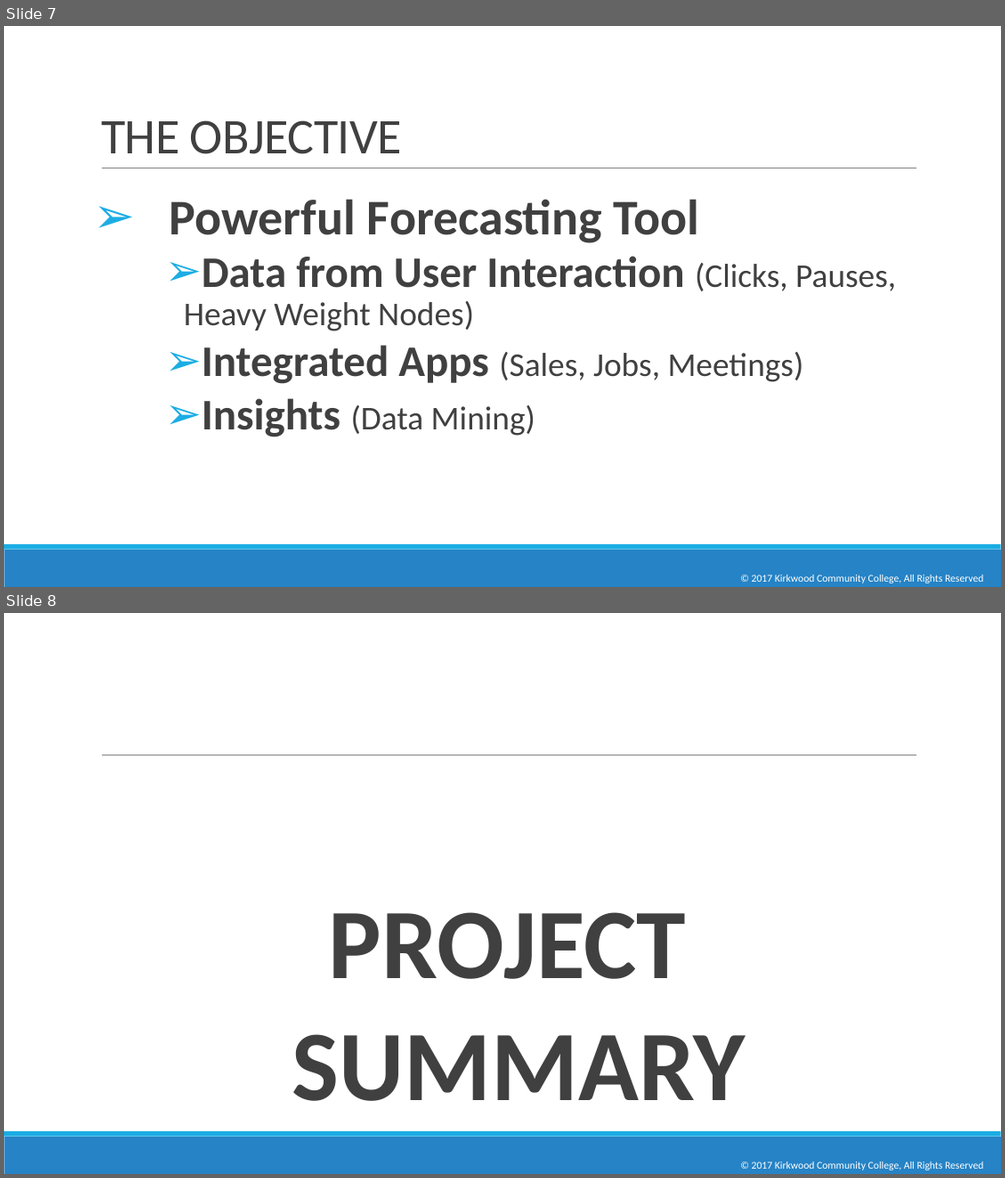
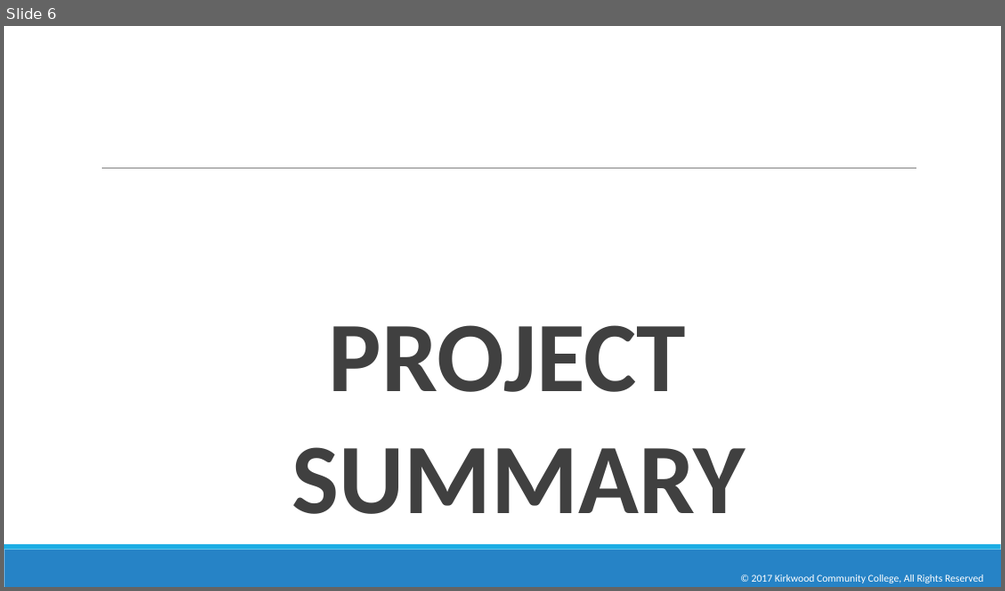
Before and after one commit to miketak/scsystem, a slide deck: DOT NET III Close Out .pptx. Shown one above the other, each under a label of ours: slides 7 and 8 before the commit, slide 6 after it. The pictures are 1005x1178 and 1005x591 pixels, drawn with LibreOffice and Linux fonts; fonts in the diff are those of the drawing. Boxes give left, top, right and bottom in pixels: in the first picture for what was removed or moved away, otherwise in the second. Text is boxed around its words. In the diff, an @@ line names an element or a change of style, - is before the commit and + after.

```diff
--- a/DOT NET III Close Out .pptx
+++ b/DOT NET III Close Out .pptx
@@ slide 7 removed at bbox=[4, 26, 1001, 587], background #FFFFFF; not listed: 3 template elements that a slide beside it also shows @@
@@ title removed at bbox=[101, 120, 402, 154] @@
-THE OBJECTIVE
@@ text removed at bbox=[170, 199, 896, 437] @@
-➢ Powerful Forecasting Tool
-          ➢ Data from User Interaction (Clicks, Pauses, Heavy Weight Nodes)
-          ➢ Integrated Apps (Sales, Jobs, Meetings)
-          ➢ Insights (Data Mining)
@@ text removed at bbox=[752, 574, 983, 583] @@
-© 2017 Kirkwood Community College, All Rights Reserved
@@ what was slide 8 is now slide 6 @@
```
Also in this commit, not shown: 1 other slide removed, 2 other files.
